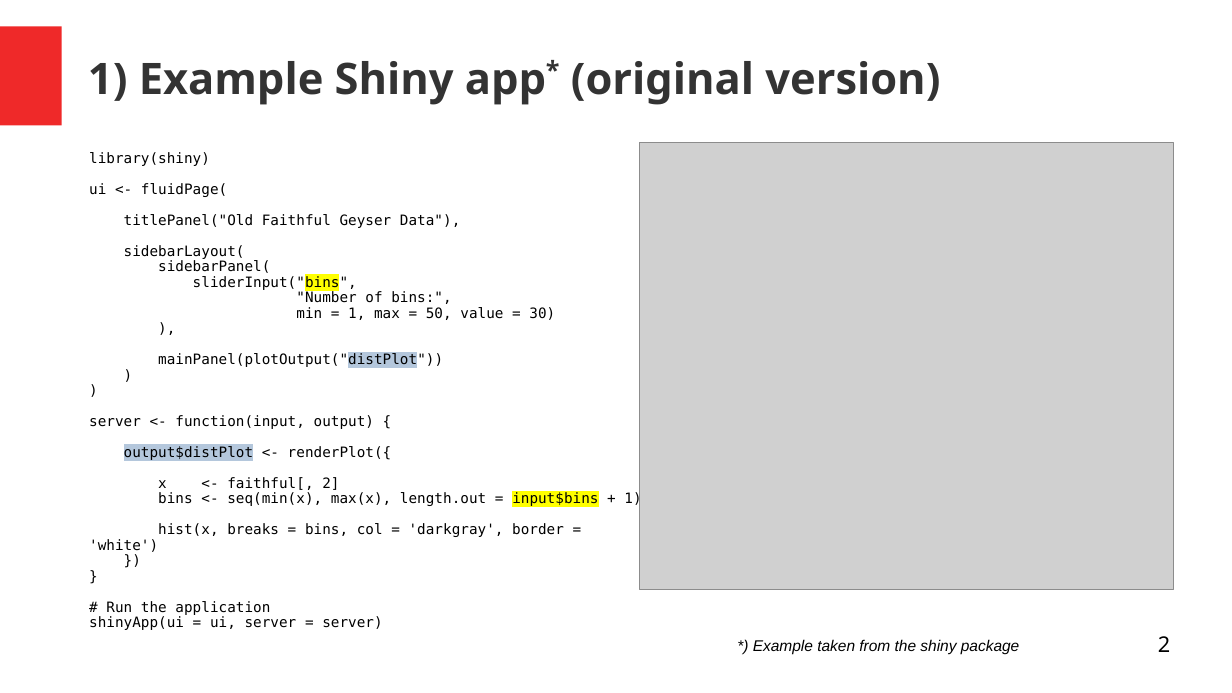
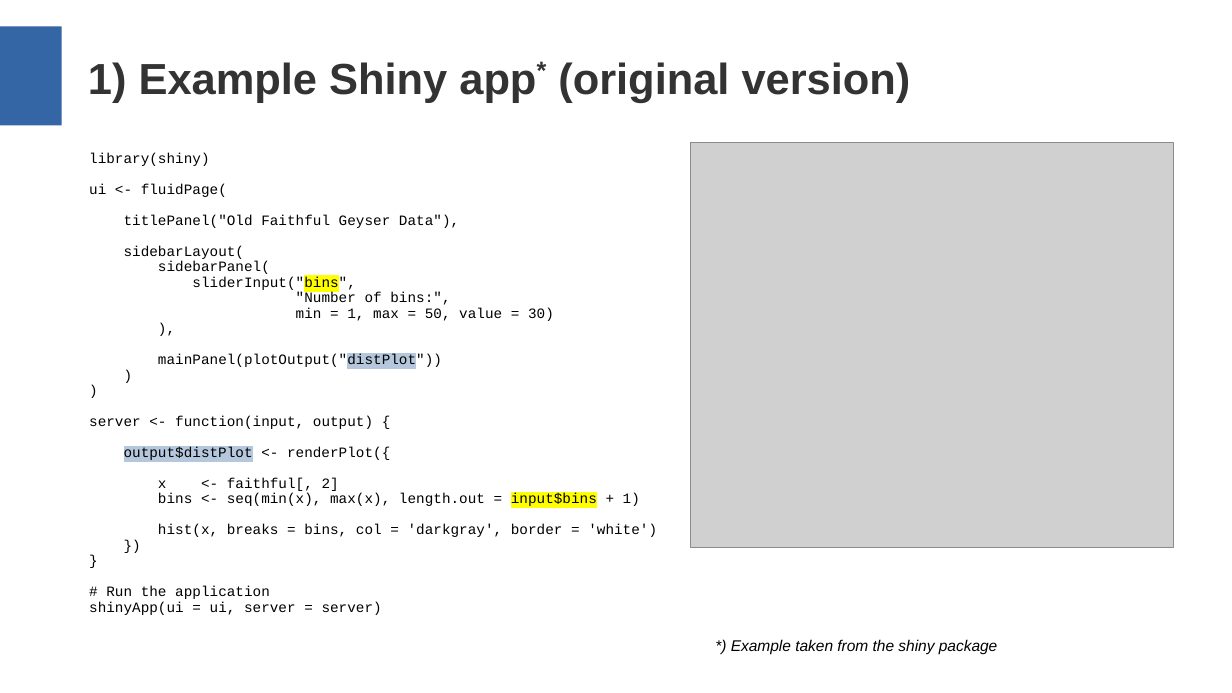
Before and after one commit to aryoda/R_shiny_post_mortem_analysis_training, a slide deck: slide 2 of Training slides.odp. Drawn at 1232x693 pixels with LibreOffice and Linux fonts; fonts in the diff are those of the drawing; grey boxes stand for pictures. Boxes give left, top, right and bottom in pixels: in the first picture for what was removed or moved away, otherwise in the second. Text is boxed around its words. In the diff, an @@ line names an element or a change of style, - is before the commit and + after.

Commit message:
Modify slide fonts to match Windows fonts without destroying the layout

```diff
--- a/Training slides.odp
+++ b/Training slides.odp
@@ rectangle at (0, 27, 61, 126): fill #EF2929 to #3465A4 @@
@@ title "1) Example Shiny app* (original ..." at (88, 62, 911, 103): font Noto Sans to Arial @@
@@ text "library(shiny)" at (89, 153, 657, 615): font DejaVu Sans Mono to Courier New @@
@@ picture: place and size @@
-picture at (639, 143, 1174, 590)
+picture at (691, 143, 1174, 548)
@@ text "*) Example taken from the ...": place and size @@
-text "*) Example taken from the ..." at (753, 639, 1020, 655)
+text "*) Example taken from the ..." at (731, 639, 998, 655)
@@ page number removed at (1158, 636, 1170, 652) @@
-2
```
Also in this commit, not shown: 2 other slides changed.
